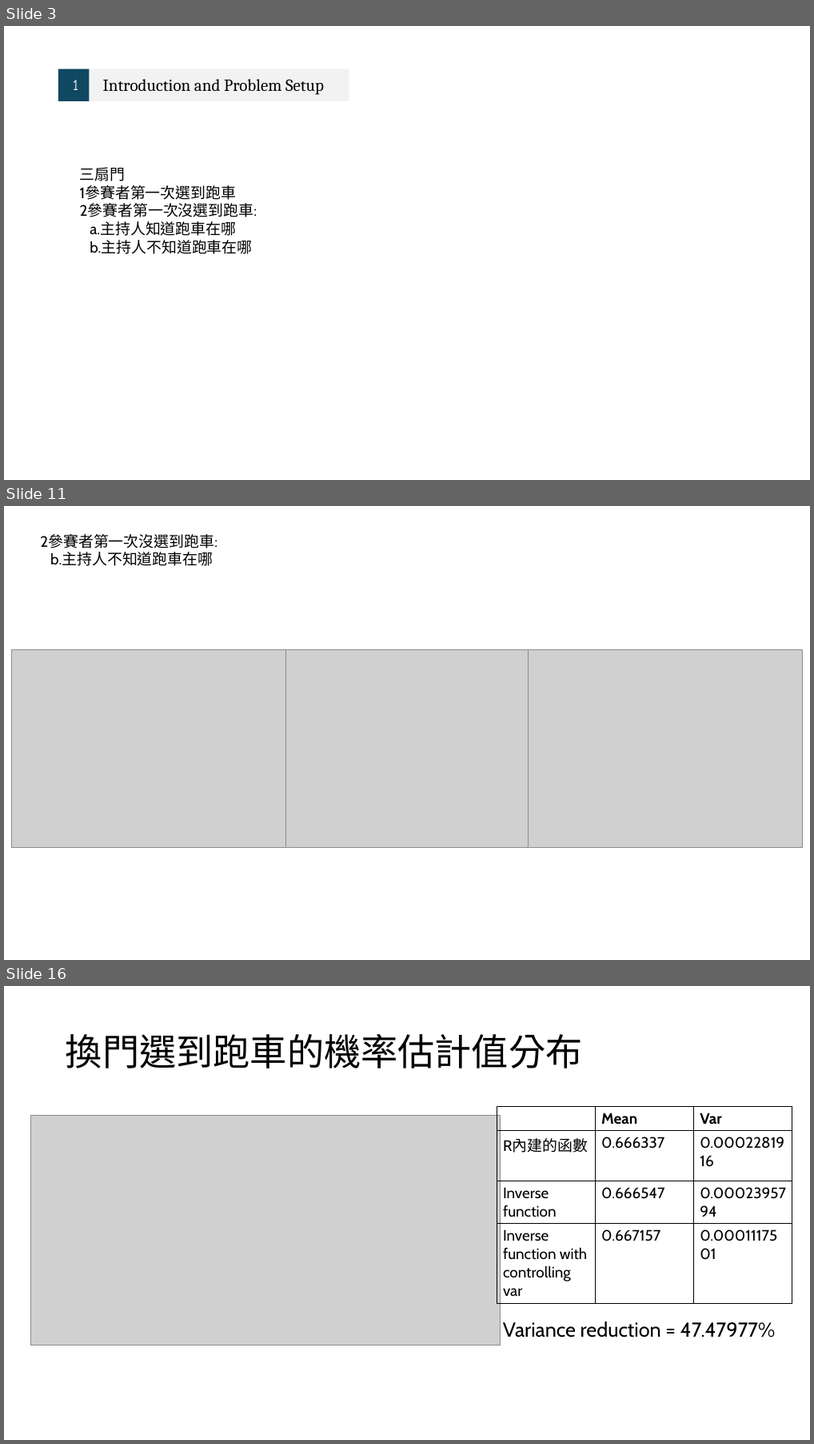
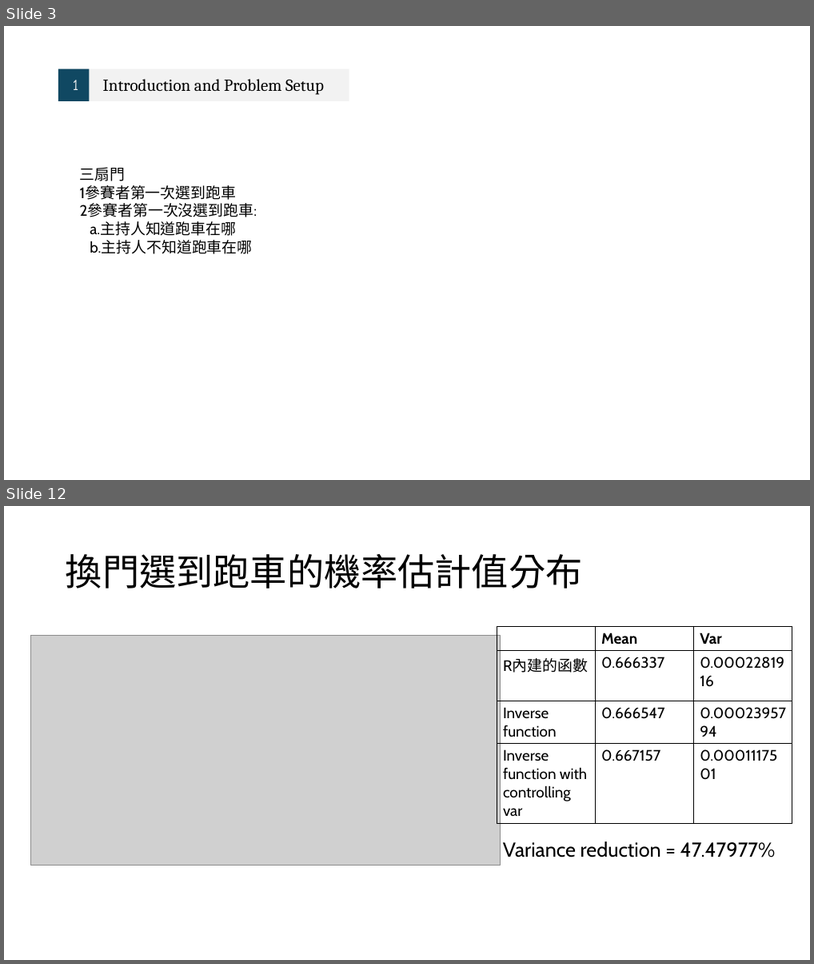
Before and after one commit to Sheena0210/monty-hall-simulation, a slide deck: 統計計算.pptx. Shown one above the other, each under a label of ours: slides 3, 11 and 16 before the commit, slides 3 and 12 after it; the slides between them are not shown. The pictures are 814x1444 and 814x964 pixels, drawn with LibreOffice and Linux fonts; fonts in the diff are those of the drawing; grey boxes stand for pictures. Boxes give left, top, right and bottom in pixels: in the first picture for what was removed or moved away, otherwise in the second. Text is boxed around its words. In the diff, an @@ line names an element or a change of style, - is before the commit and + after.

```diff
--- a/統計計算.pptx
+++ b/統計計算.pptx
@@ slide 11 removed at (4, 506, 810, 960), background #FFFFFF @@
@@ text removed at (40, 534, 218, 566) @@
-2參賽者第一次沒選到跑車:
-b.主持人不知道跑車在哪
@@ picture removed at (12, 649, 286, 847) @@
@@ picture removed at (270, 649, 544, 847) @@
@@ picture removed at (529, 649, 802, 847) @@
@@ what was slide 16 is now slide 12 @@
```
Also in this commit, not shown: 3 slides changed, 5 slides added, 8 other slides removed.
